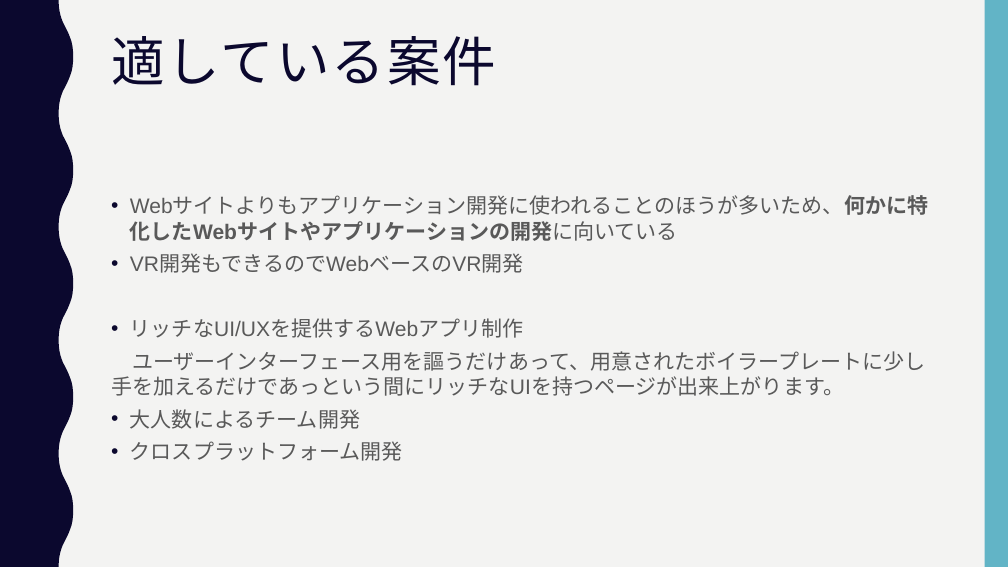
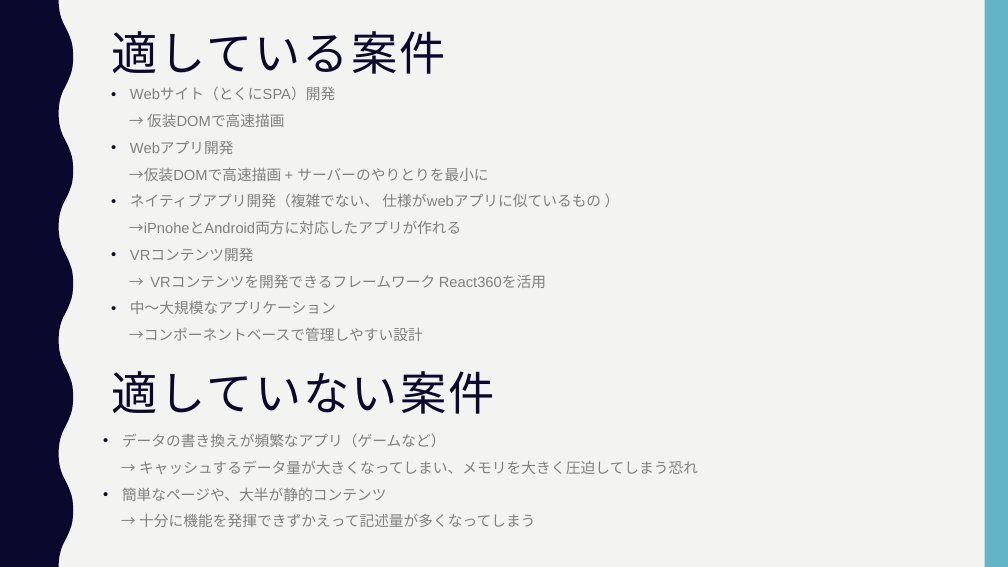
Before and after one commit to yo0o0oy/prac-program, a slide deck: slide 6 of javascript/react/mbo/pfc-calculator/doc/summary.pptx. Drawn at 1008x567 pixels with LibreOffice and Linux fonts; fonts in the diff are those of the drawing. Boxes give left, top, right and bottom in pixels: in the first picture for what was removed or moved away, otherwise in the second. Text is boxed around its words. In the diff, an @@ line names an element or a change of style, - is before the commit and + after.

```diff
--- a/javascript/react/mbo/pfc-calculator/doc/summary.pptx
+++ b/javascript/react/mbo/pfc-calculator/doc/summary.pptx
@@ text "適している案件" at bbox=[111, 31, 446, 74]: size 51 to 44 pt, font Roboto Condensed to Arial @@
@@ text at bbox=[129, 88, 601, 341]: text changed; size 20 to 14 pt; text colour #595959 to #808080 @@
-• Webサイトよりもアプリケーション開発に使われることのほうが多いため、何かに特化したWebサイトやアプリケーションの開発に向いている
-• VR開発もできるのでWebベースのVR開発
-• リッチなUI/UXを提供するWebアプリ制作
-ユーザーインターフェース用を謳うだけあって、用意されたボイラープレートに少し手を加えるだけであっという間にリッチなUIを持つページが出来上がります。
-• 大人数によるチーム開発
-• クロスプラットフォーム開発
+• Webサイト（とくにSPA）開発
+→ 仮装DOMで高速描画
+• Webアプリ開発
+→仮装DOMで高速描画 + サーバーのやりとりを最小に
+• ネイティブアプリ開発（複雑でない、 仕様がwebアプリに似ているもの ）
+→iPnoheとAndroid両方に対応したアプリが作れる
+• VRコンテンツ開発
+→ VRコンテンツを開発できるフレームワーク React360を活用
+• 中〜大規模なアプリケーション
+→コンポーネントベースで管理しやすい設計
@@ text added at bbox=[112, 371, 495, 414], 44 pt, text #0B082E @@
+適していない案件
@@ text added at bbox=[122, 434, 698, 527], 14 pt, text #808080 @@
+• データの書き換えが頻繁なアプリ（ゲームなど）
+→ キャッシュするデータ量が大きくなってしまい、メモリを大きく圧迫してしまう恐れ
+• 簡単なページや、大半が静的コンテンツ
+→ 十分に機能を発揮できずかえって記述量が多くなってしまう
```
Also in this commit, not shown: 5 other slides changed, 1 other file.
